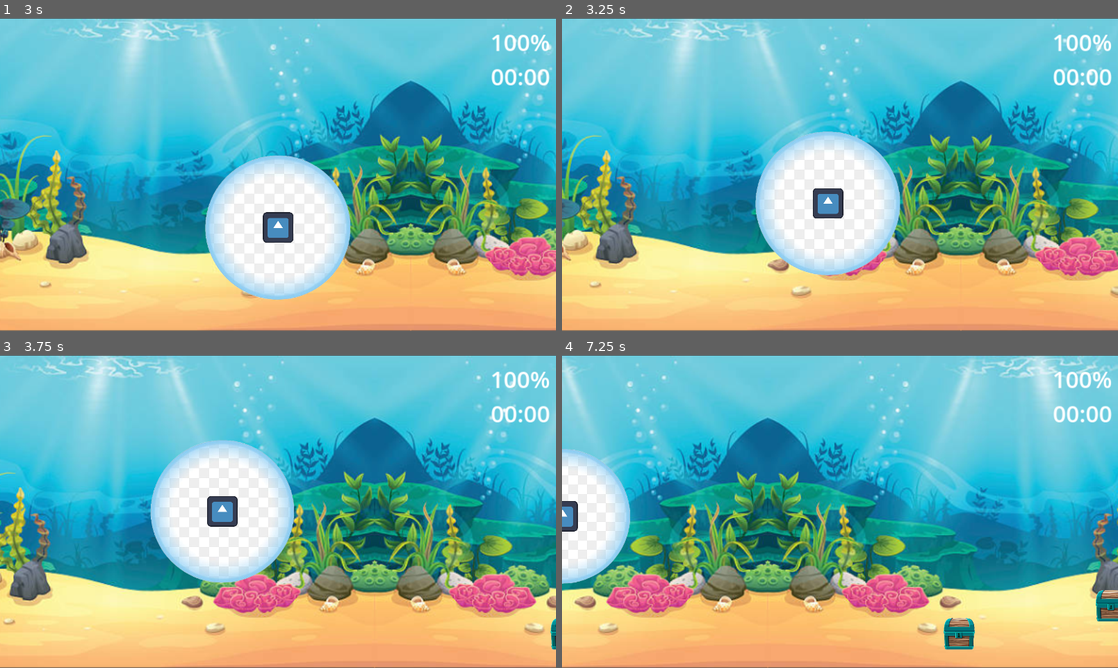
Above: before the commit, frames 1-4 (two rows, left to right).
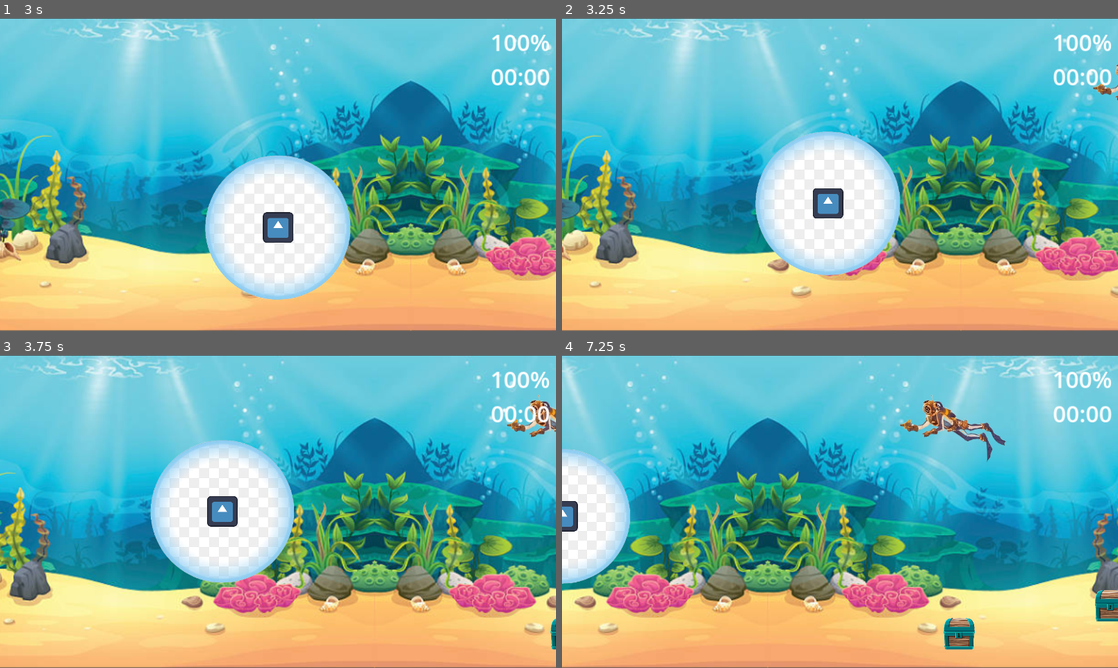
Above: after the commit, the same moments.

Repository: ReyCristian/Babelki
Game: Godot game, scene res://main.tscn
Two runs of this game, one before a commit and one after it. Both use one fixed random seed, a clock stepped at 60 frames per second and the inputs below. The engine's default icon, where the game draws it, is replaced by a stand-in: a white triangle on a blue panel in a dark square.
Inputs:
- Up to frame 1 (3 s): hold Right (ui_right) 0.53-1.28 s; hold Down (ui_down) 1.28-2.03 s; hold Right (ui_right) 2.03-2.78 s; hold Up (ui_up) from 2.78 s (still down)
- Up to frame 2 (3.25 s): keep holding Up (ui_up)
- Up to frame 3 (3.75 s): release Up (ui_up) at 3.53 s; hold Left (ui_left) from 3.53 s (still down)
- Up to frame 4 (7.25 s): release Left (ui_left) at 5.03 s; hold Down (ui_down) 5.03-5.78 s; hold Right (ui_right) 5.78-6.53 s; hold Up (ui_up) from 6.53 s (still down)

Frame 1 is identical in both runs. In frame 2, 0.1% of the frame differs, in the area x 95-100%, y 14-27%; in frame 3, 0.5%; in frame 4, 1.1%, in the area x 60-100%, y 12-86%.

Commit message:
generador enemy

Diff:
--- a/enemy.gd
+++ b/enemy.gd
@@ -1 +1,7 @@
 extends CharacterBody2D
+
+@export var speed = 150
+
+
+func _on_visible_on_screen_notifier_2d_screen_exited() -> void:
+	queue_free()
--- a/enemy.tscn
+++ b/enemy.tscn
@@ -1,6 +1,25 @@
-[gd_scene load_steps=2 format=3 uid="uid://dv8p7knjitcpn"]
+[gd_scene load_steps=4 format=3 uid="uid://dv8p7knjitcpn"]
 
 [ext_resource type="Script" path="res://enemy.gd" id="1_ow77a"]
+[ext_resource type="Texture2D" uid="uid://dxcsakmthduba" path="res://recursos/enemigo/buzo.png" id="2_svgq3"]
+
+[sub_resource type="RectangleShape2D" id="RectangleShape2D_ve1ag"]
+size = Vector2(232, 143)
 
 [node name="enemy" type="CharacterBody2D"]
 script = ExtResource("1_ow77a")
+
+[node name="Sprite2D" type="Sprite2D" parent="."]
+texture = ExtResource("2_svgq3")
+flip_h = true
+hframes = 4
+vframes = 4
+frame = 1
+
+[node name="CollisionShape2D" type="CollisionShape2D" parent="."]
+position = Vector2(4, -8.5)
+shape = SubResource("RectangleShape2D_ve1ag")
+
+[node name="VisibleOnScreenNotifier2D" type="VisibleOnScreenNotifier2D" parent="."]
+
+[connection signal="screen_exited" from="VisibleOnScreenNotifier2D" to="." method="_on_visible_on_screen_notifier_2d_screen_exited"]
--- a/generador_de_cofres.gd
+++ b/generador_de_cofres.gd
@@ -1,17 +1,28 @@
 extends CanvasLayer
 
 @export var cofre_scene: PackedScene = preload("res://cofre.tscn");
+@export var timer_inicio= 3.14
+@export var timer_fin= 3.14
+
+
 
 
 func _on_timer_timeout() -> void:
 	# Posiciono al jugador (ajusta la posición)
-	var screen_size = $"..".get_viewport_rect().size;
 	var cofre = cofre_scene.instantiate();
 
 	var pos = Vector2(
 		randf_range($Marker2D.global_position.x,$Marker2D2.global_position.x),
 		randf_range($Marker2D.global_position.y,$Marker2D2.global_position.y)
 	)
-
 	$"..".add_child(cofre);
 	cofre.global_position = pos;
+	modificar_timer()
+
+
+func modificar_timer():
+	$"Timer".wait_time=randf_range(timer_inicio,timer_fin)
+
+
+func _ready():
+	modificar_timer()
--- a/main.tscn
+++ b/main.tscn
@@ -1,8 +1,9 @@
-[gd_scene load_steps=6 format=3 uid="uid://cce44wngl1yfa"]
+[gd_scene load_steps=7 format=3 uid="uid://cce44wngl1yfa"]
 
 [ext_resource type="AudioStream" uid="uid://dwx30oluw5s55" path="res://recursos/musica/audio 3.mp3" id="1_2ljj2"]
 [ext_resource type="Script" path="res://main.gd" id="1_7jjyr"]
 [ext_resource type="Texture2D" uid="uid://bkj6h1cg44itn" path="res://recursos/entorno/fondo pecera.png" id="2_w1d6x"]
+[ext_resource type="PackedScene" uid="uid://dv8p7knjitcpn" path="res://enemy.tscn" id="4_amixi"]
 [ext_resource type="Script" path="res://generador_de_cofres.gd" id="4_tw68s"]
 [ext_resource type="Script" path="res://Movimiento_fondo.gd" id="4_w6jmw"]
 
@@ -29,6 +30,22 @@
 [node name="Marker2D2" type="Marker2D" parent="Agua/Generador de cofres"]
 position = Vector2(1232, 614)
 
+[node name="Generador de enemy" type="CanvasLayer" parent="Agua"]
+script = ExtResource("4_tw68s")
+cofre_scene = ExtResource("4_amixi")
+timer_inicio = 16.0
+timer_fin = 16.0
+
+[node name="Timer" type="Timer" parent="Agua/Generador de enemy"]
+wait_time = 3.142
+autostart = true
+
+[node name="Marker2D" type="Marker2D" parent="Agua/Generador de enemy"]
+position = Vector2(1222, 40)
+
+[node name="Marker2D2" type="Marker2D" parent="Agua/Generador de enemy"]
+position = Vector2(1221, 416)
+
 [node name="ParallaxBackground" type="ParallaxBackground" parent="."]
 script = ExtResource("4_w6jmw")
 
@@ -45,4 +62,7 @@
 scale = Vector2(-1.995, 1.984)
 texture = ExtResource("2_w1d6x")
 
+[node name="EnemyTimer" type="Timer" parent="."]
+
 [connection signal="timeout" from="Agua/Generador de cofres/Timer" to="Agua/Generador de cofres" method="_on_timer_timeout"]
+[connection signal="timeout" from="Agua/Generador de enemy/Timer" to="Agua/Generador de enemy" method="_on_timer_timeout"]
